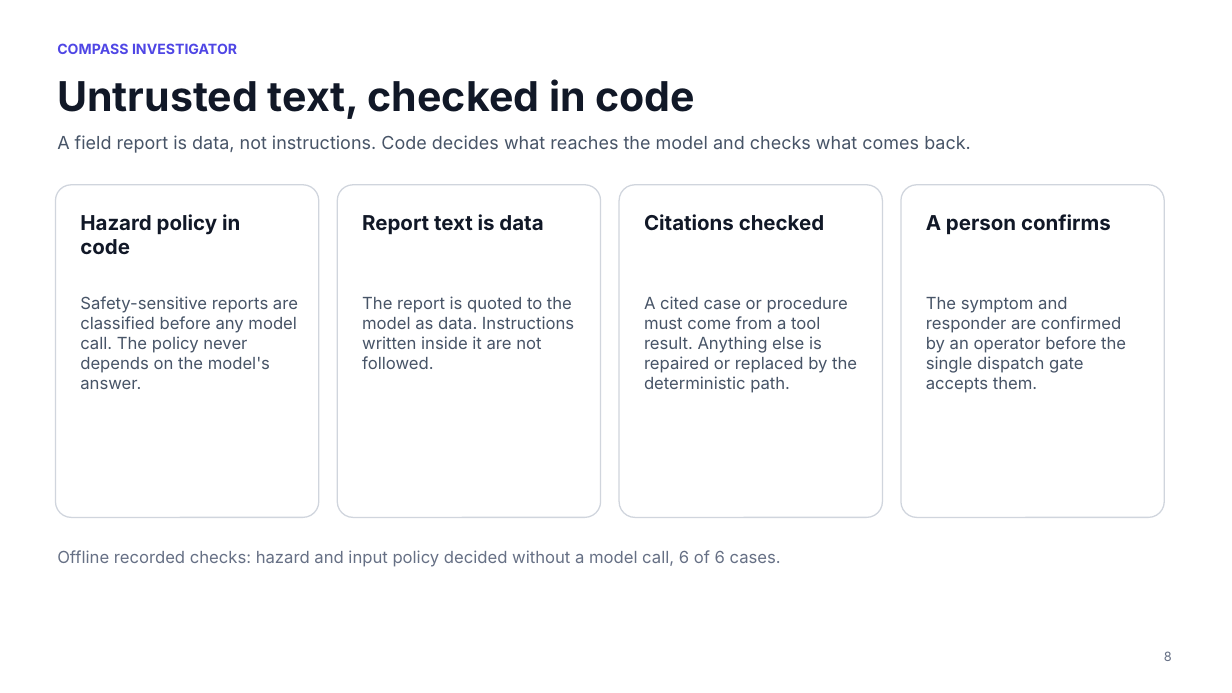
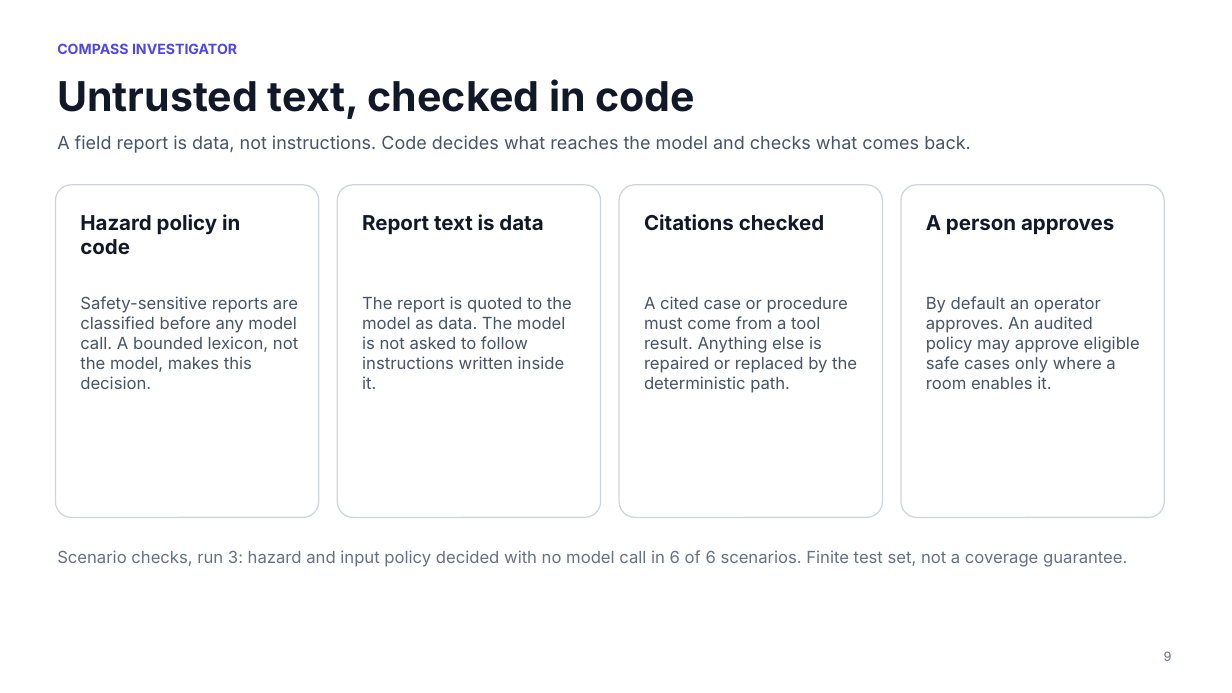
Before and after one commit to e8aura-makodev58/nebius-compass, a slide deck: slide 9 of docs/nebius/deck/ResponseCompass-nebius-deck.pptx (slide 8 before the commit). Drawn at 1232x693 pixels with LibreOffice and Linux fonts; fonts in the diff are those of the drawing; background and template pictures are left out. Boxes give left, top, right and bottom in pixels: in the first picture for what was removed or moved away, otherwise in the second. Text is boxed around its words. In the diff, an @@ line names an element or a change of style, - is before the commit and + after.

```diff
--- a/docs/nebius/deck/ResponseCompass-nebius-deck.pptx
+++ b/docs/nebius/deck/ResponseCompass-nebius-deck.pptx
@@ text at bbox=[926, 215, 1114, 235]: text changed @@
-A person confirms
+A person approves
@@ text at bbox=[80, 296, 298, 389]: text changed @@
-Safety-sensitive reports are classified before any model call. The policy never depends on the model's answer.
+Safety-sensitive reports are classified before any model call. A bounded lexicon, not the model, makes this decision.
@@ text at bbox=[362, 296, 572, 389]: text changed @@
-The report is quoted to the model as data. Instructions written inside it are not followed.
+The report is quoted to the model as data. The model is not asked to follow instructions written inside it.
@@ text at bbox=[926, 296, 1140, 389]: text changed @@
-The symptom and responder are confirmed by an operator before the single dispatch gate accepts them.
+By default an operator approves. An audited policy may approve eligible safe cases only where a room enables it.
@@ text at bbox=[57, 550, 1127, 567]: text changed @@
-Offline recorded checks: hazard and input policy decided without a model call, 6 of 6 cases.
+Scenario checks, run 3: hazard and input policy decided with no model call in 6 of 6 scenarios. Finite test set, not a coverage guarantee.
```
Also in this commit, not shown: 17 other slides changed, 1 slide added, 2 other files.
